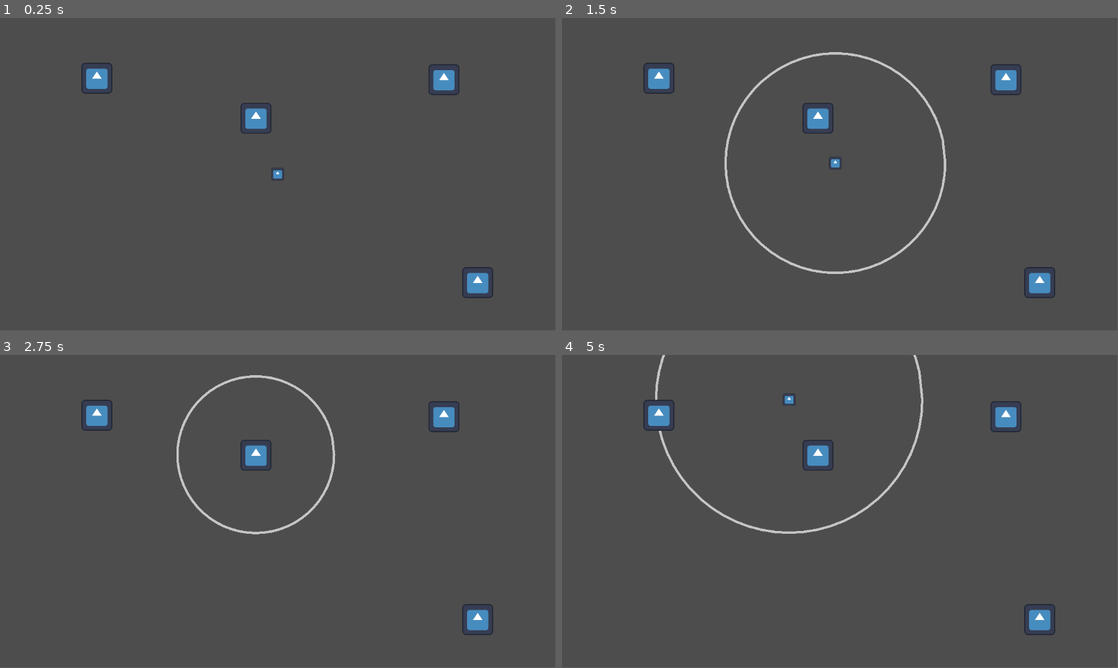
Above: before the commit, frames 1-4 (two rows, left to right).
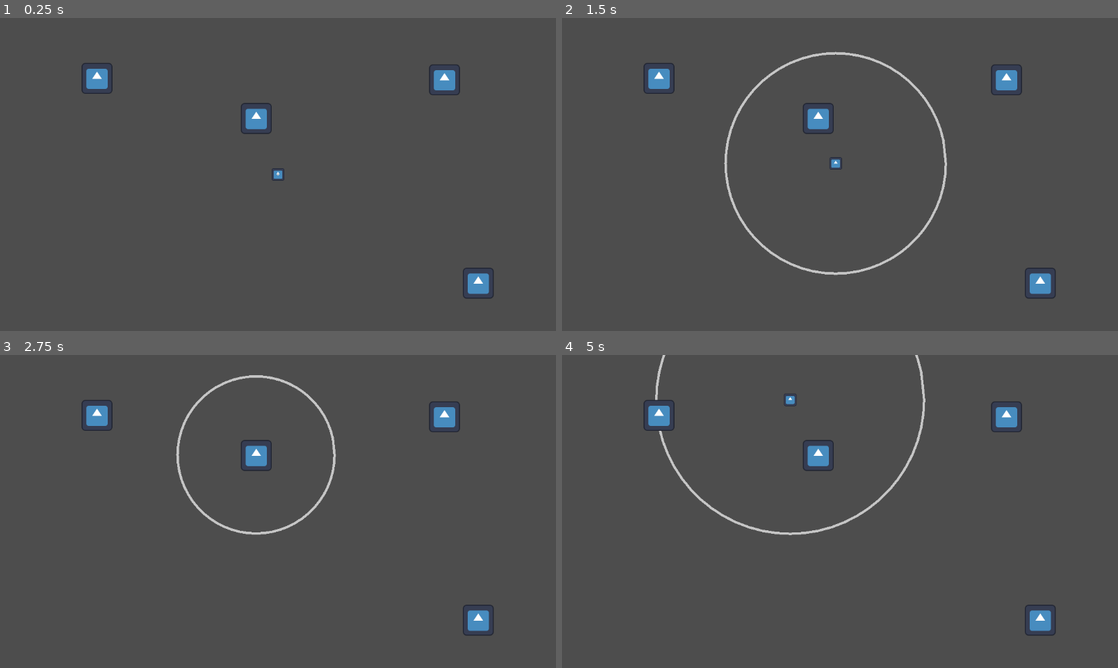
Above: after the commit, the same moments.

Repository: Tonsak09/GMTK-Scale
Game: Godot game, scene res://Scenes/MainScene.tscn
Same seed, same stepped clock (60 frames per second), same inputs: the game is played once before the commit and once after it. The engine's default icon, where the game draws it, is replaced by a stand-in: a white triangle on a blue panel in a dark square.
Inputs (mouse positions are in pixels of both pictures, inside the frame that each line leads up to):
- Up to frame 1 (0.25 s): no input
- Up to frame 2 (1.5 s): tap Enter at 0.5 s; move the mouse to (962, 158) at 0.52 s; move the mouse to (728, 190) at 1.27 s
- Up to frame 3 (2.75 s): move the mouse to (333, 442) at 2.02 s
- Up to frame 4 (5 s): move the mouse to (812, 574) at 2.77 s; move the mouse to (1006, 558) at 3.52 s; move the mouse to (673, 464) at 4.27 s
In our replay, the window is 799x449 before the commit and 800x450 after it. These sizes can differ from the game's own. Grey fills any space a smaller window leaves; there, only what the larger window draws over its background counts as a difference.

The runs differ from the first frame. In frame 1, 0.2% of the frame differs, in the area x 15-89%, y 14-90%; in frame 2, 0.8%; in frame 3, 0.5%; in frame 4, 1.0%, in the area x 15-89%, y 0-90%.

Commit message:
Accurate mouse positioning and build settings

Diff:
--- a/Code/CircleDrawer.gd
+++ b/Code/CircleDrawer.gd
@@ -4,7 +4,7 @@
 @export var viewportSize : Vector2
 
 func _process(delta):
-	var currRadius = ((global_position + viewportSize / 2.0) - get_viewport().get_mouse_position() ).length()
+	var currRadius = (global_position - get_global_mouse_position() ).length()
 	UpdateCirclePoints(currRadius)
 
 
--- a/Code/Ship.gd
+++ b/Code/Ship.gd
@@ -17,7 +17,7 @@
 # Called every frame. 'delta' is the elapsed time since the previous frame.
 func _process(delta):
 
-	currRadius = ((global_position + viewportSize / 2.0) - get_viewport().get_mouse_position() ).length()
+	currRadius = (global_position - get_global_mouse_position() ).length()
 
 
 	var accel = Vector2(0,0)
--- a/project.godot
+++ b/project.godot
@@ -15,6 +15,11 @@
 config/features=PackedStringArray("4.2", "GL Compatibility")
 config/icon="res://Textures/icon.svg"
 
+[display]
+
+window/size/resizable=false
+window/stretch/mode="viewport"
+
 [input]
 
 Restart={
Not shown, added: export_presets.cfg
